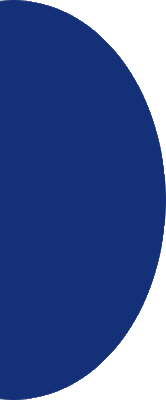
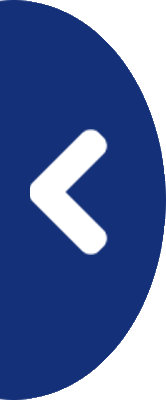
Two versions of the same layered image (166 × 400). Layer-by-layer changes:
added layer "1423002719_arrow-right-01" above "Hintergrund Kopie" over [30, 129, 108, 255]
